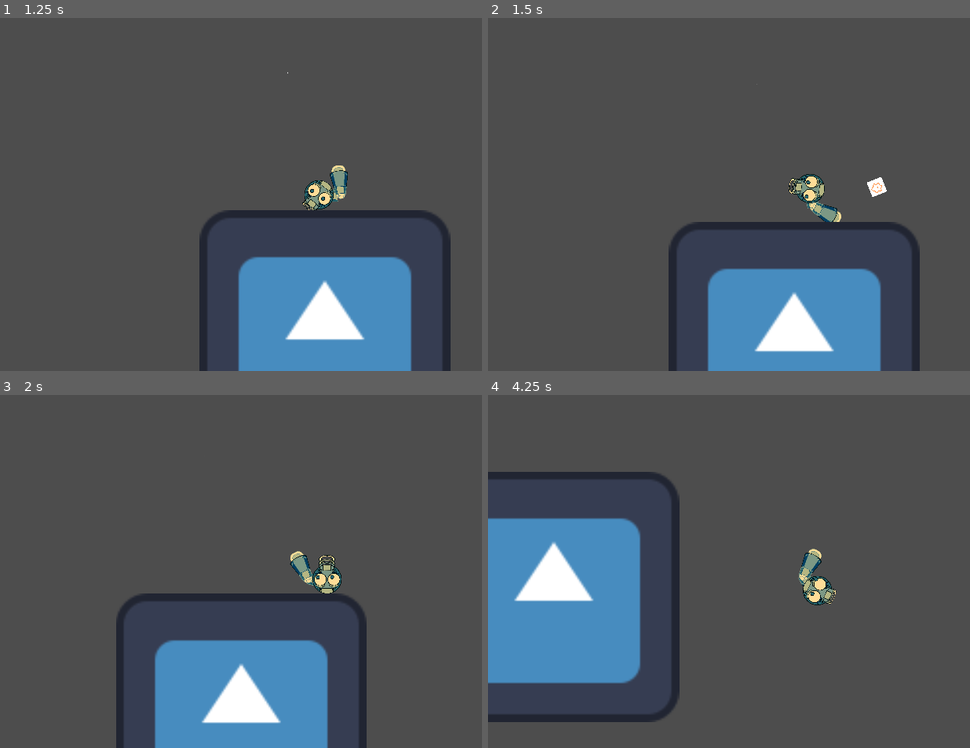
Above: before the commit, frames 1-4 (two rows, left to right).
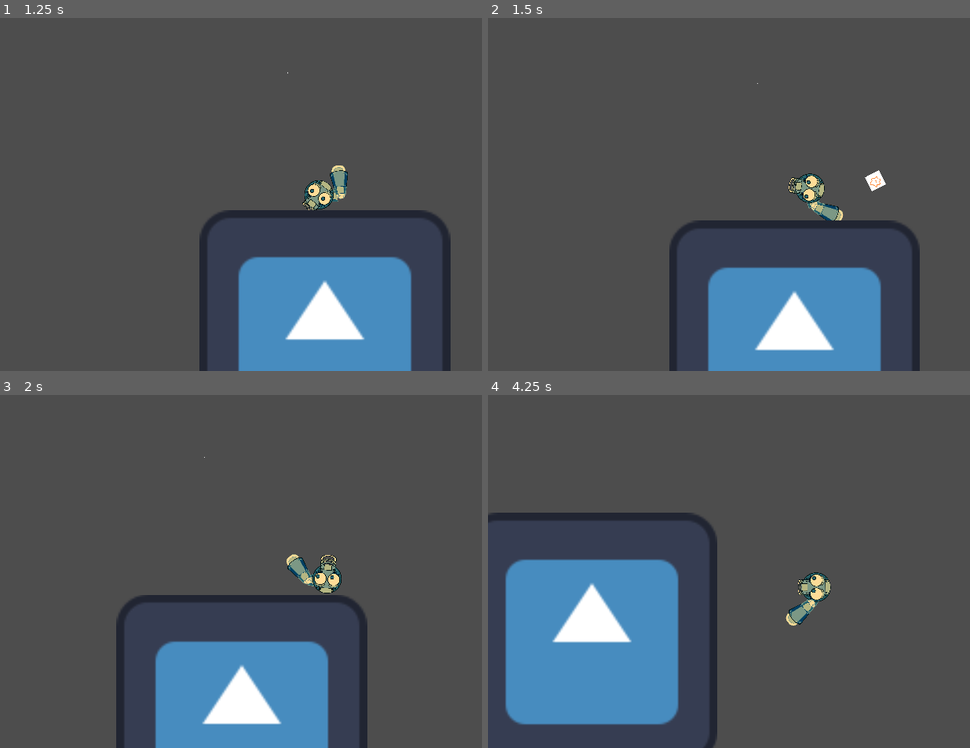
Above: after the commit, the same moments.

Repository: PiotrusWatson/MeetYourMaker
Game: Godot game, scene res://WorldScenes/PiotrusWorld.tscn
Same seed, same stepped clock (60 frames per second), same inputs: the game is played once before the commit and once after it. The engine's default icon, where the game draws it, is replaced by a stand-in: a white triangle on a blue panel in a dark square.
Inputs (mouse positions are in pixels of both pictures, inside the frame that each line leads up to):
- Up to frame 1 (1.25 s): move the mouse to (453, 176) at 0.52 s; hold D (Right) from 0.53 s (still down); hold Space (Jump) from 0.53 s (still down)
- Up to frame 2 (1.5 s): keep holding D (Right); move the mouse to (675, 212) at 1.27 s; release Space (Jump) at 1.28 s; click (675, 212) at 1.35 s
- Up to frame 3 (2 s): keep holding D (Right); tap Space (Jump) at 1.52, 1.55, 1.82 s
- Up to frame 4 (4.25 s): move the mouse to (863, 493) at 2.02 s; release D (Right) at 2.03 s; hold A (Left) 2.03-2.78 s; hold Space (Jump) 2.03-2.78 s; move the mouse to (772, 642) at 2.77 s; hold D (Right) from 2.78 s (still down); click (772, 642) at 2.85 s; tap Space (Jump) at 3.02, 3.05, 3.32 s; move the mouse to (outside the picture) at 3.52 s; hold Space (Jump) from 3.53 s (still down)

Frame 1 is identical in both runs. In frame 2, 1.3% of the frame differs, in the area x 37-87%, y 18-100%; in frame 3, 1.4%; in frame 4, 19%, in the area x 0-73%, y 21-100%.

Commit message:
made jumps less frustrating

Diff:
--- a/Scripts/JumpHandler.gd
+++ b/Scripts/JumpHandler.gd
@@ -4,7 +4,10 @@
 @export var jump_strength_min = 10
 @export var jump_strength_max = 100
 @export var jump_strength_increment = 1
+@export var max_buffer_frames = 30
+var buffer_frames = 0
 
+var is_buffering = false
 @onready var jump_timer = $JumpTimer
 var player_rigidbody
 var jump_strength
@@ -20,6 +23,14 @@
 func charge_jump():
 	jump_timer.start()
 
+func _process(delta):
+	if !is_buffering:
+		return
+	if buffer_frames < max_buffer_frames:
+		if handle_jump():
+			reset_jump()
+		buffer_frames += 1
+
 
 func increment_jump():
 	if jump_strength <= jump_strength_max:
@@ -30,27 +41,24 @@
 func reset_jump():
 	jump_strength = jump_strength_min
 	jump_timer.stop()
+	is_buffering = false
+	buffer_frames = 0
 
-func jump():
+func handle_jump():
 	if grounded:
 		player_rigidbody.apply_central_impulse(Vector2(0, -jump_strength))
-
-	reset_jump()
-
-
+		reset_jump()
+		return true
+	return false
+func jump():
+	is_buffering = true
 
 func _on_jump_timer_timeout():
 	increment_jump()
 
 
-
-
-
-
 func _on_body_entered(body):
 	grounded = true
 
-
-
 func _on_body_exited(body):
 	grounded = false
--- /dev/null
+++ b/arm_segment_jet.tscn
@@ -0,0 +1,9 @@
+[gd_scene load_steps=3 format=3 uid="uid://cfuatvgma7v6k"]
+
+[ext_resource type="PackedScene" uid="uid://cnybpoaunwx0l" path="res://Scenes/Prefabs/Variants/arm_segment_hand.tscn" id="1_jnf6n"]
+[ext_resource type="Texture2D" uid="uid://hsduse0lkvsh" path="res://Sprites/robot_jet_sprite.png" id="2_vep5w"]
+
+[node name="ArmSegment" instance=ExtResource("1_jnf6n")]
+
+[node name="Sprite2D" parent="Sprite2D" index="0"]
+texture = ExtResource("2_vep5w")
Not shown, added: Sprites/robot_jet_sprite.png.import
